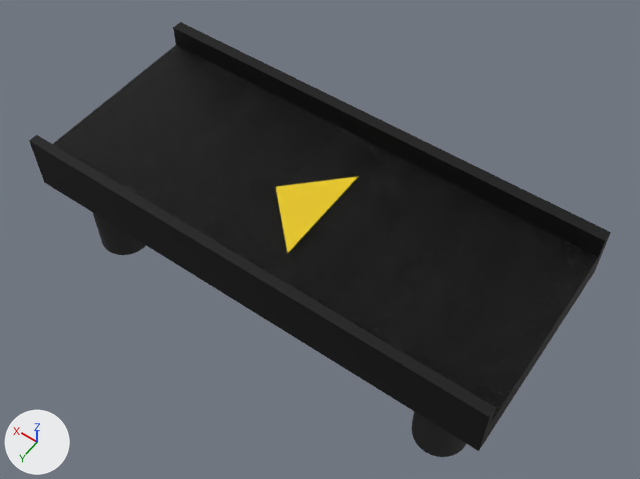
Renders of the Blender file Assets/Models/Transport/Blend/belt.blend from each side of a commit.
Before and after are seen from a 50 mm camera at (-0.686, 0.892, 1.629) aimed at (-0.038, -0.015, 0.204). Arrows for +X, +Y and +Z are at lower left; the lights stay in place.

The first picture shows 'Arrow', 'BackLegs', 'BlackBelt', 'FrontLegs', 'LightBelt', 'Main'.
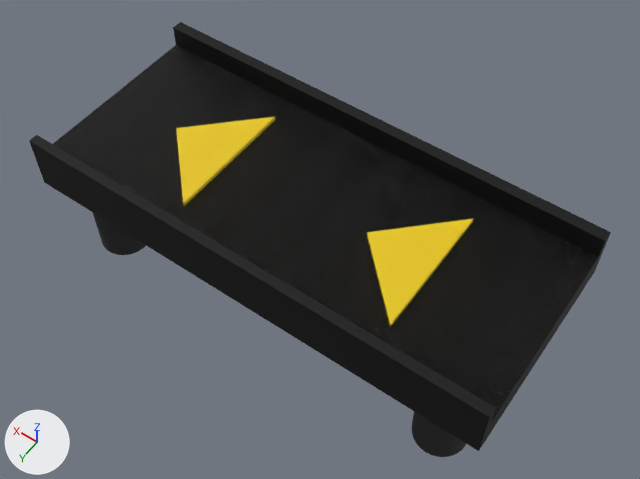
Where the newer file only moved an object's origin or applied its transform, the numbers keep the older frame.

Changed parts and their boxes (x1, y1, x2, y2) in the pictures (640 x 479 px):
'Arrow', moved, rescaled (30% wider, 41% taller)
    before: (276, 176, 358, 253)
    after: (367, 218, 474, 327)
'Arrow2', added (yellow)
    after: (176, 117, 275, 206)

The change, as a list of edits to the scene's bpy script:
```text
Add mat_yellow_003:
    mat_yellow_003 = principled_material('Yellow.003')
    mat_yellow_003.base_color = (0.801, 0.564, 0.0)  # yellow #e7c600
Add me_cube_014:
    me_cube_014.from_pydata([(-1.0, 1.0, -1.0), (-1.0, 1.0, 1.0), (1.0, 1.0, -1.0), (1.0, 1.0, 1.0), (-1.0, 1.0, -1.0), (-1.0, 1.0, 1.0), (1.0, -1.0, -1.0), (1.0, -1.0, 1.0)], [], [(4, 5, 1, 0), (0, 1, 3, 2), (4, 6, 7, 5), (2, 3, 7, 6), (3, 1, 5, 7), (0, 2, 6, 4)])
    me_cube_014.materials.append(mat_yellow_003)  # yellow #e7c600
Change ob_arrow:
    ob_arrow.location: (-0.062, 0.005, 0.323) -> (-0.302, 0.0, 0.324)
    ob_arrow.scale: (0.0827, 0.0827, 0.000867) -> (0.103, 0.103, 0.00542)
Add ob_arrow2:
    ob_arrow2 = bpy.data.objects.new('Arrow2', me_cube_014)
    ob_arrow2.location = (0.17, 0.0, 0.324)
    ob_arrow2.rotation_euler = (0.0, 0.0, 5.498)  # degrees (0, 0, 315)
    ob_arrow2.scale = (0.103, 0.103, 0.00542)
```
